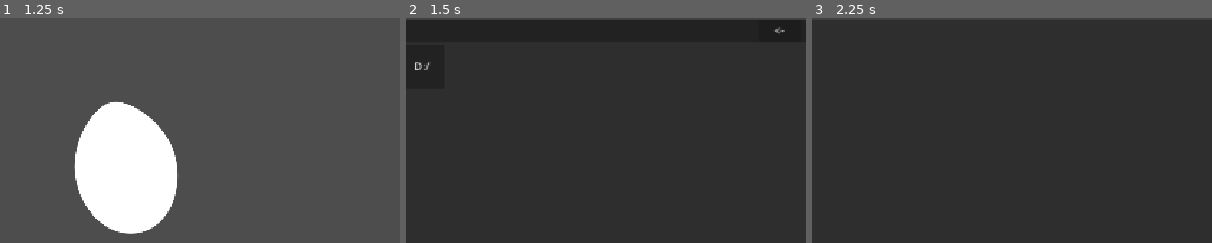
Above: before the commit, frames 1-3 (left to right).
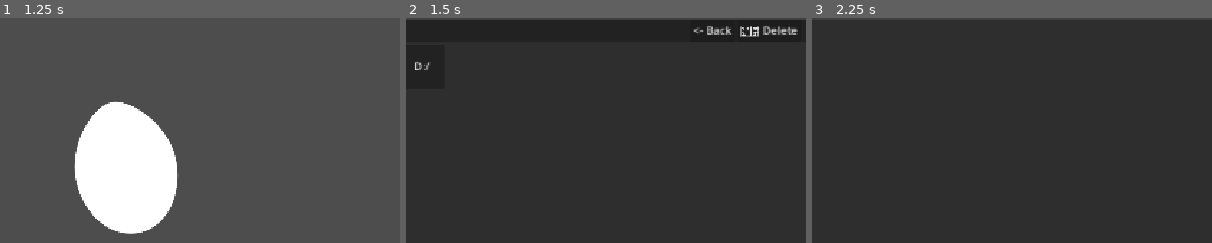
Above: after the commit, the same moments.

Repository: HA-Synchro/VirusControl
Game: Godot game, scene res://scenes/main.tscn
The game is run twice, just before and just after one commit, with the same random seed, the same clock (stepped at 60 frames per second) and the same inputs. The engine's default icon, where the game draws it, is replaced by a stand-in: a white triangle on a blue panel in a dark square.
Inputs (mouse positions are % of the whole screen's width and height, from its top left):
- Up to frame 1 (1.25 s): click (9, 95) at 0.5 s
- Up to frame 2 (1.5 s): click "File Explorer" at 1.25 s
- Up to frame 3 (2.25 s): click "Software Store" at 2 s
The pictures show only the part of the screen within x 34-84%, y 17-67%; the shares and areas given below are measured in that part.

Frame 1 is identical in both runs. In frame 2, 0.6% of the frame differs, in the area x 71-98%, y 3-9%; in frame 3, nothing differs.

Commit message:
Delete Button

Diff:
--- a/scenes/file_explorer/file_explorer.gd
+++ b/scenes/file_explorer/file_explorer.gd
@@ -52,3 +52,7 @@
 
 func _on_back_button_pressed() -> void:
 	filesystem.go_back(self)
+
+
+func _on_delete_button_pressed() -> void:
+	filesystem.delete_file(selected_file, self)
--- a/scenes/file_explorer/file_explorer.tscn
+++ b/scenes/file_explorer/file_explorer.tscn
@@ -60,7 +60,12 @@
 [node name="BackButton" type="Button" parent="HSplitContainer/MainExplorer/VBoxContainer/PanelContainer/MarginContainer/HBoxContainer"]
 custom_minimum_size = Vector2(60, 0)
 layout_mode = 2
-text = "<-"
+text = "<- Back"
+
+[node name="DeleteButton" type="Button" parent="HSplitContainer/MainExplorer/VBoxContainer/PanelContainer/MarginContainer/HBoxContainer"]
+custom_minimum_size = Vector2(60, 0)
+layout_mode = 2
+text = "🗑️ Delete"
 
 [node name="GridContainer" type="GridContainer" parent="HSplitContainer/MainExplorer/VBoxContainer"]
 layout_mode = 2
@@ -70,3 +75,4 @@
 [connection signal="close_requested" from="." to="." method="_on_close_requested"]
 [connection signal="pressed" from="HSplitContainer/Sidebar/VBoxContainer/Home" to="." method="_on_home_pressed"]
 [connection signal="pressed" from="HSplitContainer/MainExplorer/VBoxContainer/PanelContainer/MarginContainer/HBoxContainer/BackButton" to="." method="_on_back_button_pressed"]
+[connection signal="pressed" from="HSplitContainer/MainExplorer/VBoxContainer/PanelContainer/MarginContainer/HBoxContainer/DeleteButton" to="." method="_on_delete_button_pressed"]
